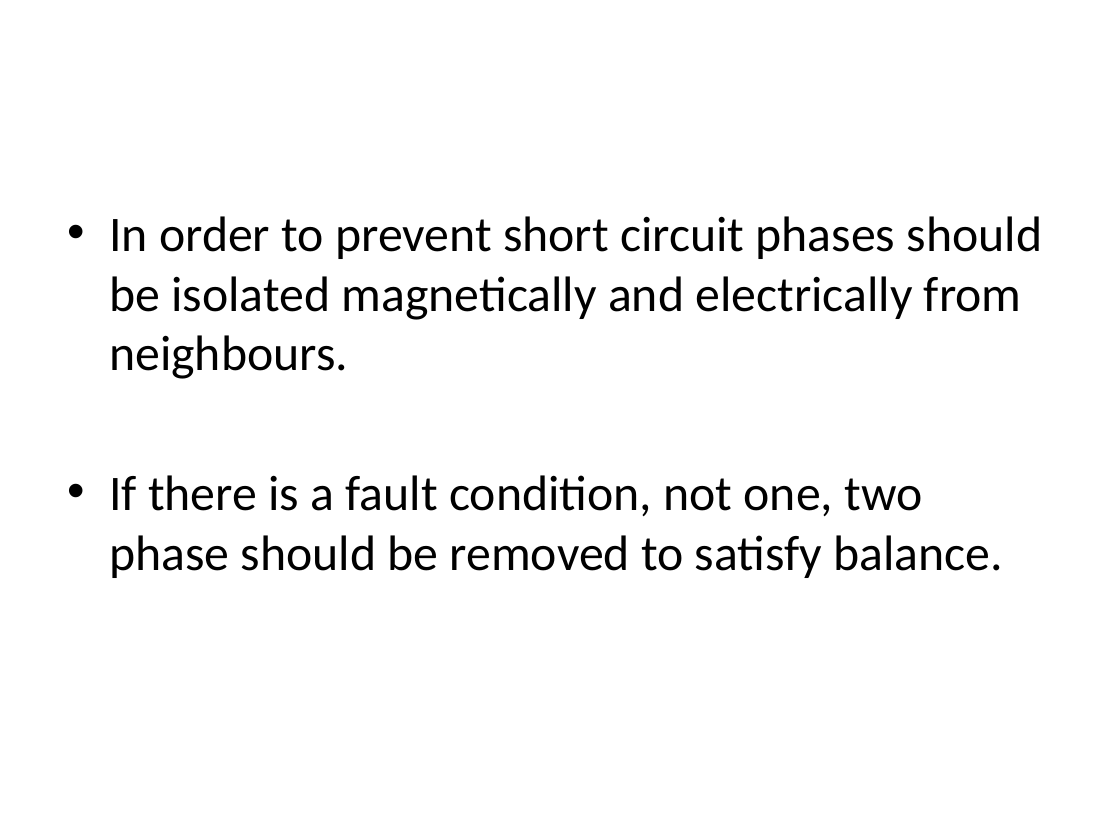
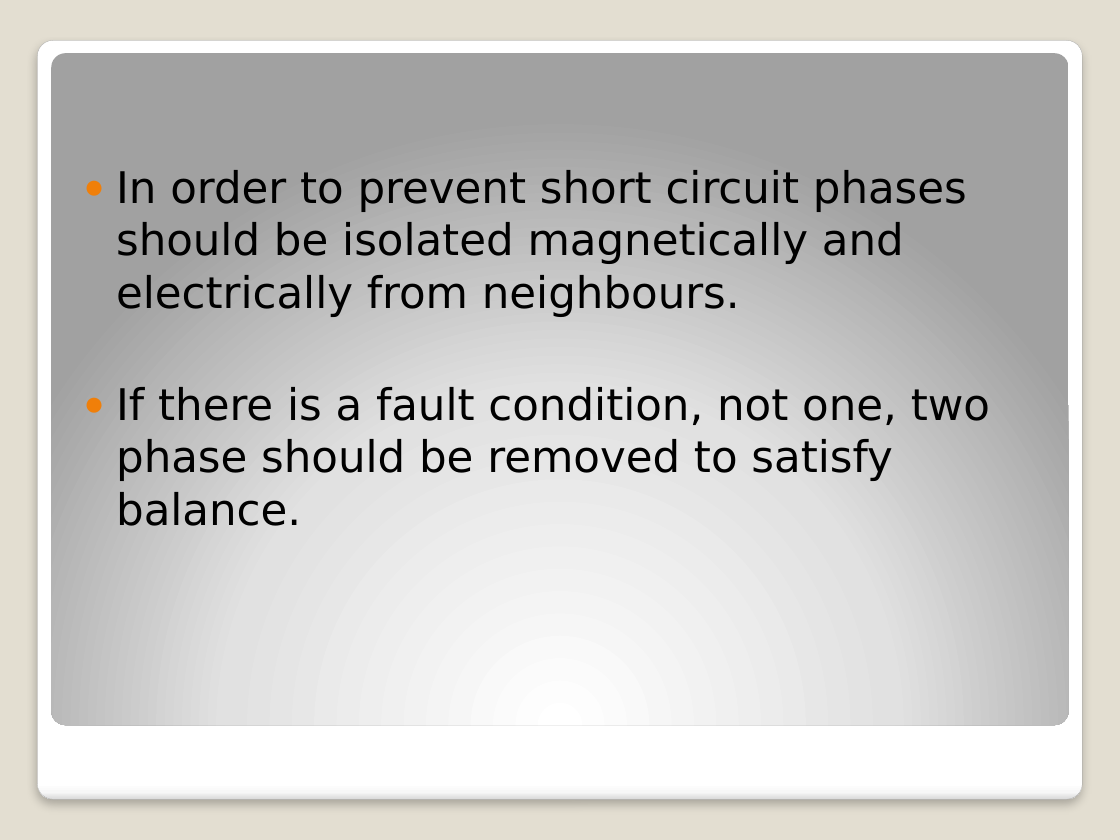
Before and after one commit to MehmetEralpKose/Star, a slide deck: slide 13 of 50 kW Integrated Fault toerant Permanent Magnet Machine.pptx (slide 12 before the commit). Drawn at 1120x840 pixels with LibreOffice and Linux fonts; fonts in the diff are those of the drawing. Boxes give left, top, right and bottom in pixels: in the first picture for what was removed or moved away, otherwise in the second. Text is boxed around its words. In the diff, an @@ line names an element or a change of style, - is before the commit and + after.

```diff
--- a/50 kW Integrated Fault toerant Permanent Magnet Machine.pptx
+++ b/50 kW Integrated Fault toerant Permanent Magnet Machine.pptx
@@ background #FFFFFF to #E3DED1 @@
@@ rounded rectangle added at (x1=37, y1=40, x2=1082, y2=800), fill gradient #FFFFFF to #F7F7F7 to #DADADA, outline #A4A4A4 0.16 pt @@
@@ rounded rectangle added at (x1=52, y1=53, x2=1068, y2=725), fill gradient #FFFFFF to #E1E1E1 to #A2A2A2 @@
@@ text "In order to prevent short ..." moved from (x1=109, y1=216, x2=1043, y2=578) to (x1=116, y1=170, x2=990, y2=526) @@
@@ text "In order to prevent short ..." at (x1=116, y1=170, x2=990, y2=526): size 32 to 28 pt, font Calibri to DejaVu Sans; bullet • to ●; less space between paragraphs @@
```
Also in this commit, not shown: 22 other slides changed, 6 slides added, 9 other files.
